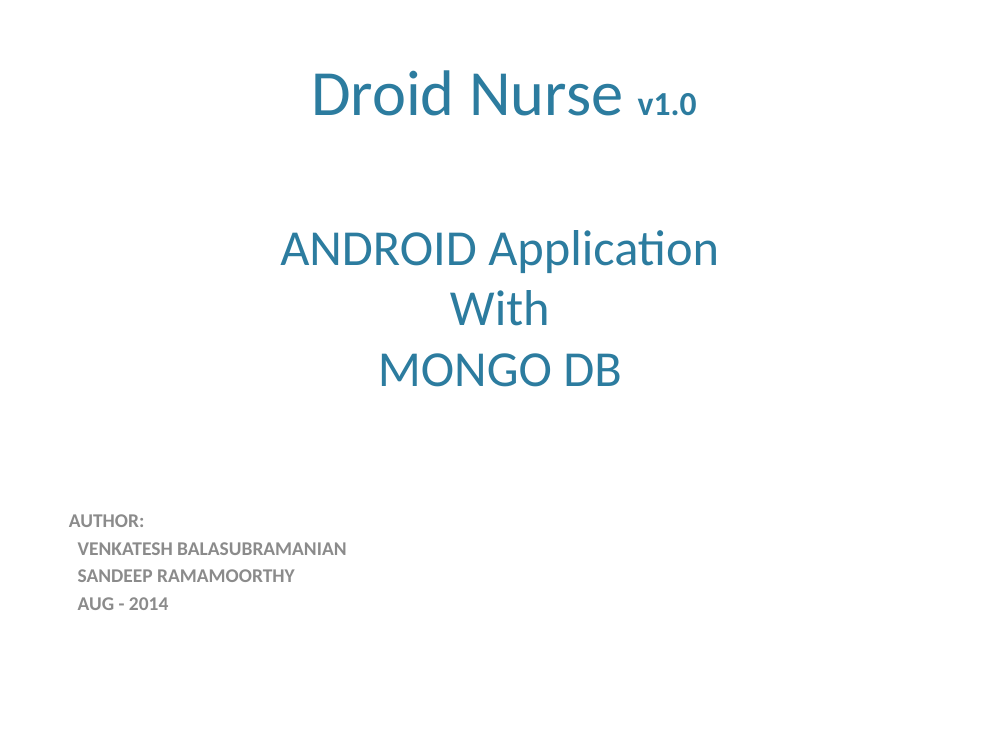
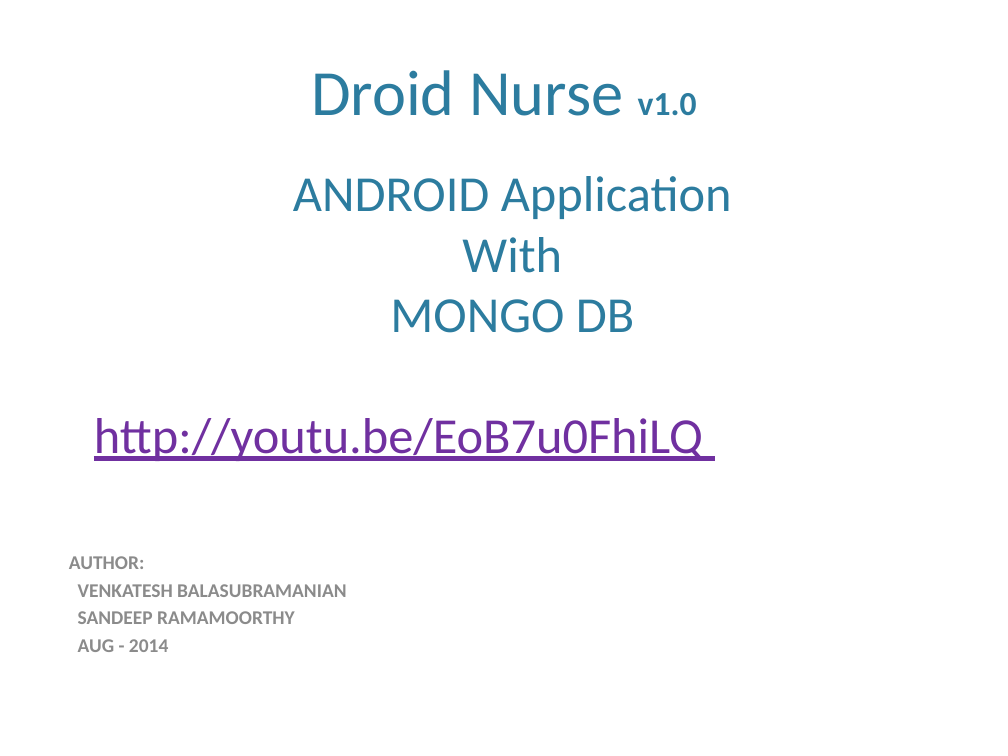
Before and after one commit to venkatesh891/CS5200, a slide deck: slide 1 of DroidNurse.pptx. Drawn at 1008x756 pixels with LibreOffice and Linux fonts; fonts in the diff are those of the drawing; background and template pictures are left out. Boxes give left, top, right and bottom in pixels: in the first picture for what was removed or moved away, otherwise in the second. Text is boxed around its words. In the diff, an @@ line names an element or a change of style, - is before the commit and + after.

```diff
--- a/DroidNurse.pptx
+++ b/DroidNurse.pptx
@@ text "ANDROID Application": place and size @@
-text "ANDROID Application" at [280,230,719,387]
+text "ANDROID Application" at [94,176,732,461]
@@ text at [94,418,703,461]: paragraph added @@
+http://youtu.be/EoB7u0FhiLQ
@@ text "AUTHOR:": place and size @@
-text "AUTHOR:" at [69,514,346,610]
+text "AUTHOR:" at [69,556,346,652]
```
Also in this commit, not shown: 3 other slides changed, 5 other files.
